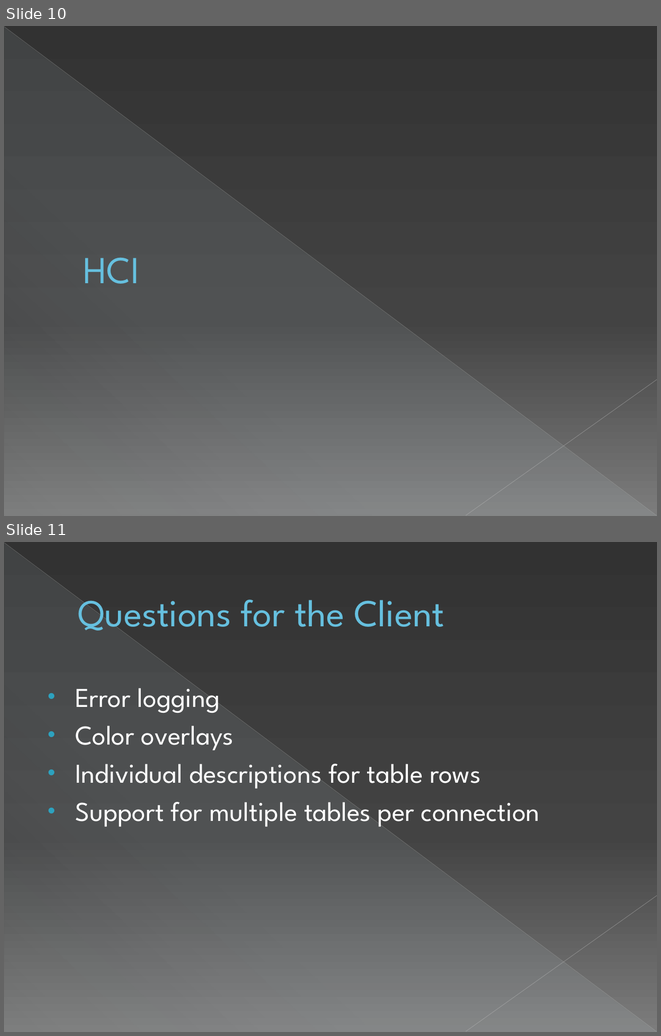
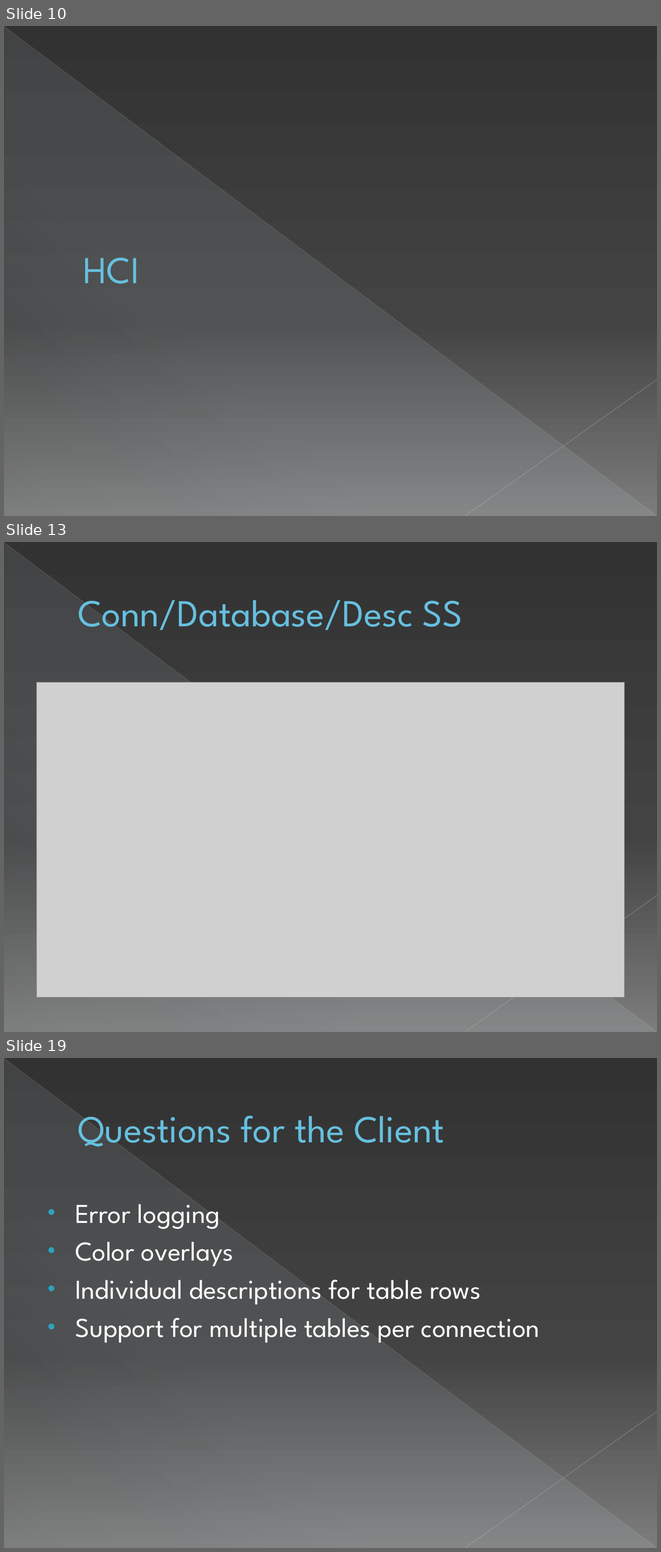
Before and after one commit to sweenr/odbc2kml, a slide deck: docs/ODBC2KML Requrements Meeting.pptx. Shown one above the other, each under a label of ours: slides 10 and 11 before the commit, slides 10, 13 and 19 after it; the slides between them are not shown. The pictures are 661x1036 and 661x1552 pixels, drawn with LibreOffice and Linux fonts; fonts in the diff are those of the drawing; grey boxes stand for pictures. Boxes give left, top, right and bottom in pixels: in the first picture for what was removed or moved away, otherwise in the second. Text is boxed around its words. In the diff, an @@ line names an element or a change of style, - is before the commit and + after.

Commit message:
-Added Screenshots of the system. -Added Screenshots to the requirements powerpoint.

```diff
--- a/docs/ODBC2KML Requrements Meeting.pptx
+++ b/docs/ODBC2KML Requrements Meeting.pptx
@@ slide 13 added at bbox=[4, 542, 657, 1032], background gradient #333333 to #444444 to #7D7D7D; not listed: 3 template elements that a slide beside it also shows @@
@@ title added at bbox=[78, 598, 462, 637], 42 pt, text #66C0E0 @@
+Conn/Database/Desc SS
@@ picture added at bbox=[37, 682, 624, 998] @@
@@ what was slide 11 is now slide 19 @@
```
Also in this commit, not shown: 7 other slides added, 5 other files.
